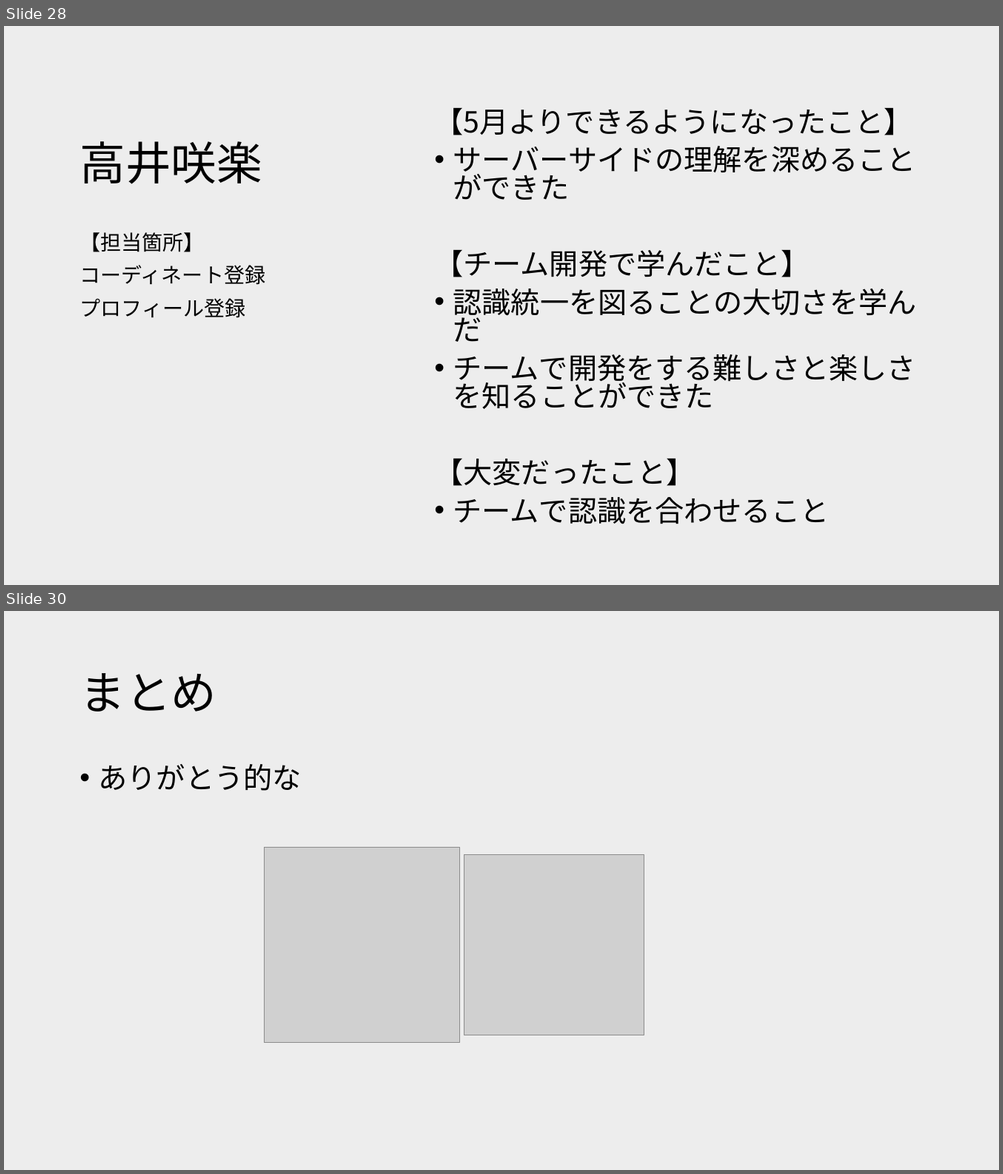
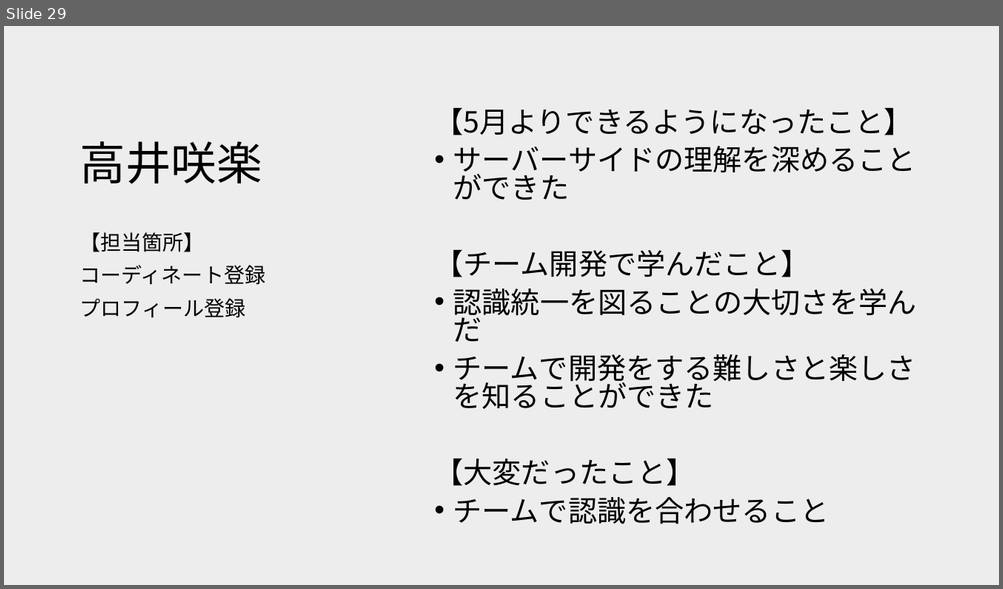
Before and after one commit to dojo2023/C-4, a slide deck: doc/チームA型発表資料.pptx. Shown one above the other, each under a label of ours: slides 28 and 30 before the commit, slide 29 after it; the slides between them are not shown. The pictures are 1003x1174 and 1003x589 pixels, drawn with LibreOffice and Linux fonts; fonts in the diff are those of the drawing; grey boxes stand for pictures. Boxes give left, top, right and bottom in pixels: in the first picture for what was removed or moved away, otherwise in the second. Text is boxed around its words. In the diff, an @@ line names an element or a change of style, - is before the commit and + after.

```diff
--- a/doc/チームA型発表資料.pptx
+++ b/doc/チームA型発表資料.pptx
@@ slide 30 removed at [4,611,999,1170], background #EDEDED @@
@@ title removed at [79,673,216,712] @@
-まとめ
@@ text removed at [99,764,301,791] @@
-• ありがとう的な
@@ picture removed at [264,848,460,1043] @@
@@ picture removed at [464,855,644,1036] @@
@@ what was slide 28 is now slide 29 @@
```
Also in this commit, not shown: 10 slides changed, 2 slides added, 1 other slide removed.
